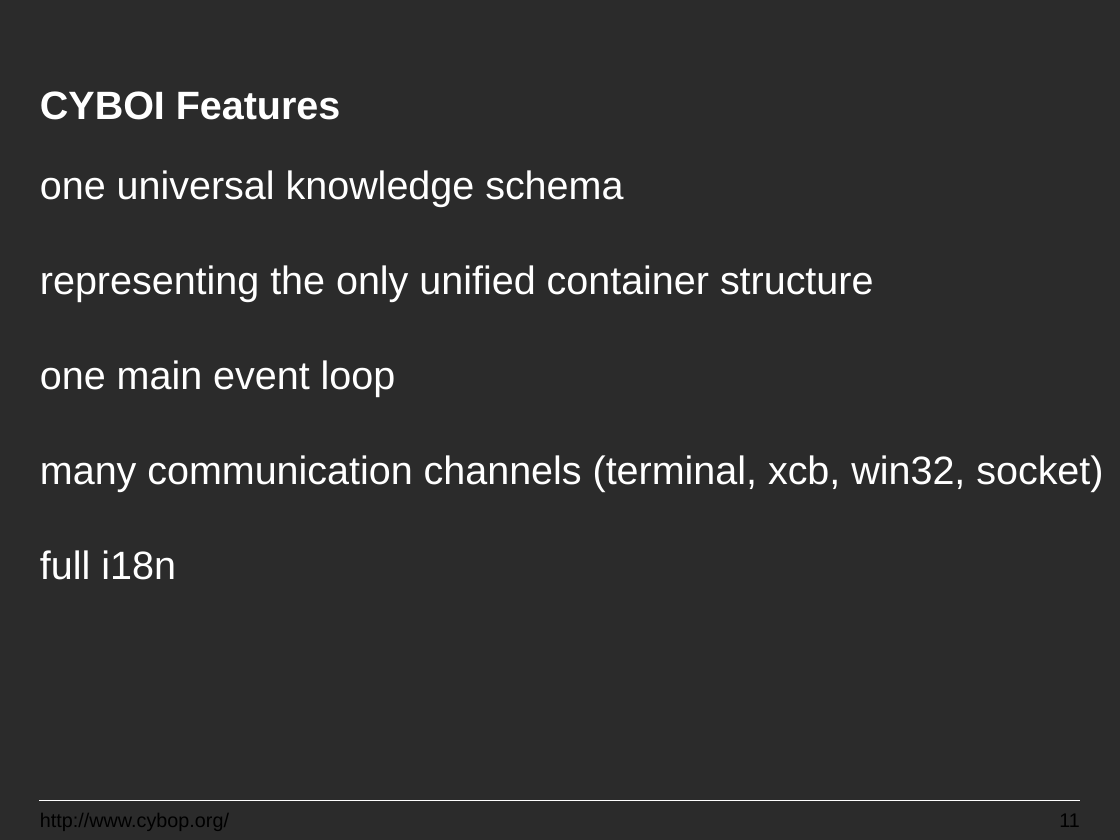
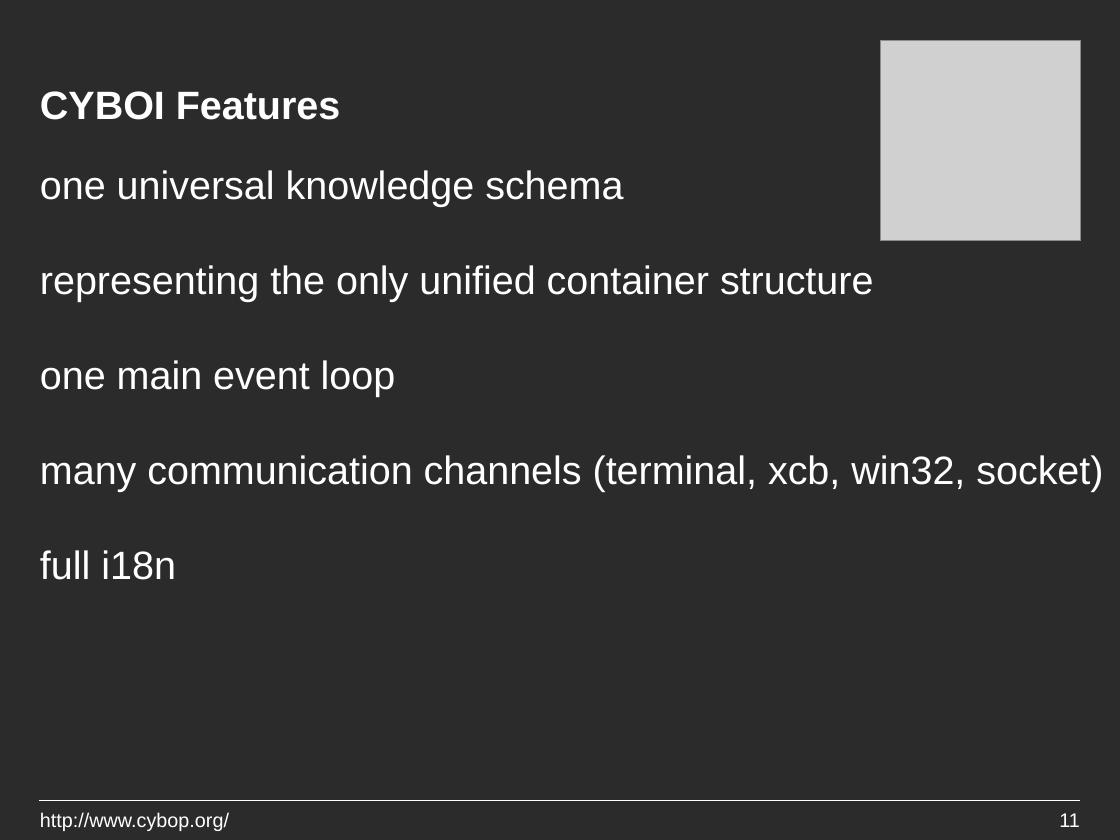
Before and after one commit to GitMirroring/cybop, a slide deck: slide 11 of doc/lightning_talk/cybop.odp. Drawn at 1120x840 pixels with LibreOffice and Linux fonts; fonts in the diff are those of the drawing; grey boxes stand for pictures; background and template pictures are left out; a plain dark background stands for a picture behind light text. Boxes give left, top, right and bottom in pixels: in the first picture for what was removed or moved away, otherwise in the second. Text is boxed around its words. In the diff, an @@ line names an element or a change of style, - is before the commit and + after.

```diff
--- a/doc/lightning_talk/cybop.odp
+++ b/doc/lightning_talk/cybop.odp
@@ picture added at (881,41,1081,241) @@
@@ text "http://www.cybop.org/" at (40,812,229,831): text colour #000000 to #FFFFFF @@
@@ page number at (1059,813,1080,827): text colour #000000 to #FFFFFF @@
```
Also in this commit, not shown: 15 other slides changed, 1 slide added, 2 slides removed, 2 other files.
